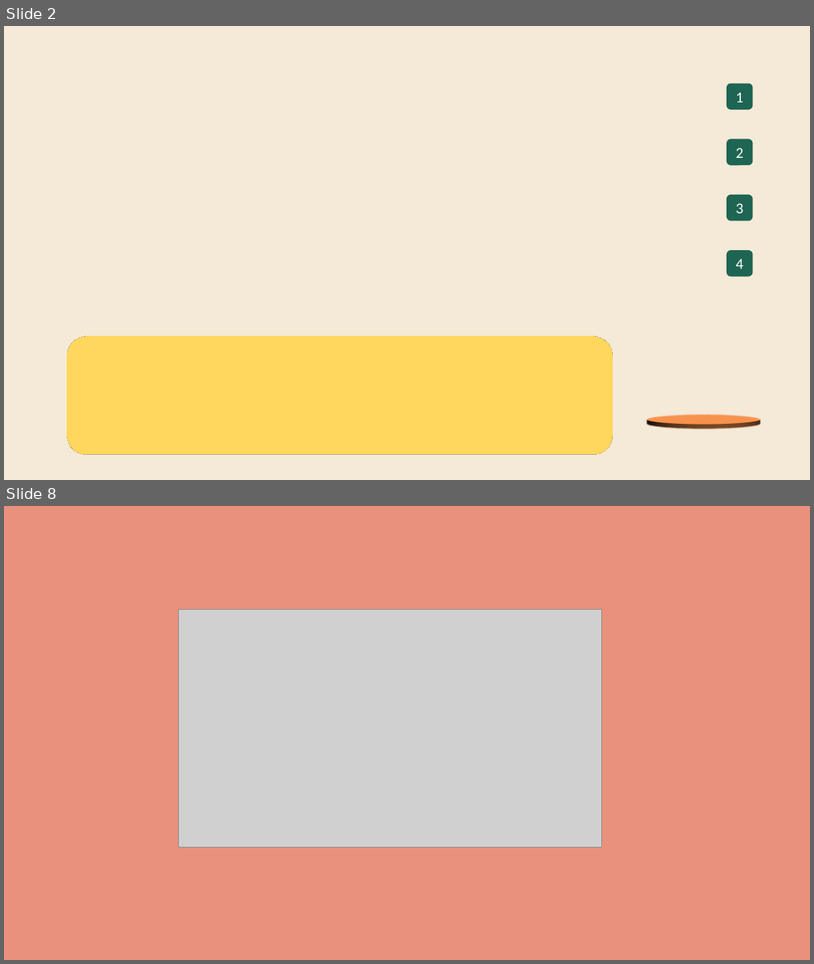
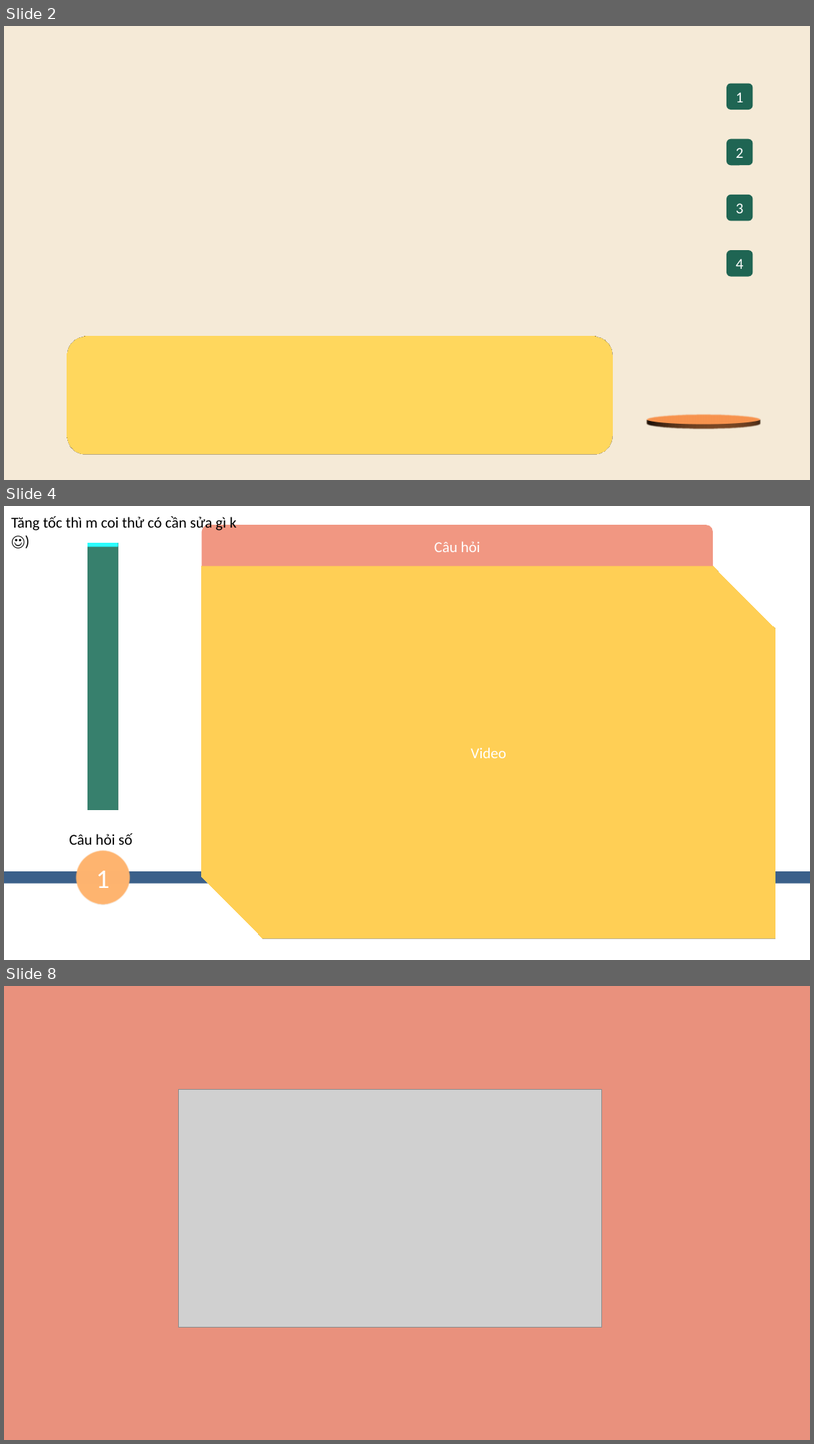
Before and after one commit to zipdang04/SimpO_HTTT, a slide deck: Olympia.pptm. Shown one above the other, each under a label of ours: slides 2 and 8 before the commit, slides 2, 4 and 8 after it; the slides between them are not shown. The pictures are 814x964 and 814x1444 pixels, drawn with LibreOffice and Linux fonts; fonts in the diff are those of the drawing; grey boxes stand for pictures. Boxes give left, top, right and bottom in pixels: in the first picture for what was removed or moved away, otherwise in the second. Text is boxed around its words. In the diff, an @@ line names an element or a change of style, - is before the commit and + after.

```diff
--- a/Olympia.pptm
+++ b/Olympia.pptm
@@ slide 4 added at [4, 506, 810, 960], background #FFFFFF @@
@@ text added at [11, 515, 237, 533], 18 pt, text #000000 @@
+Tăng tốc thì m coi thử có cần sửa gì k ☺)
@@ round same rect added at [202, 525, 714, 566], fill #F19782, 18 pt, text #FFFFFF @@
+Câu hỏi
@@ rectangle added at [88, 543, 118, 810], fill #216957 @@
@@ rectangle added at [88, 543, 118, 546], fill #00FFFF @@
@@ snip diag rect added at [202, 566, 776, 939], fill #F9BB43, 18 pt, text #FFFFFF @@
+Video
@@ text added at [70, 833, 132, 844], 18 pt, text #000000 @@
+Câu hỏi số
@@ ellipse added at [76, 850, 131, 905], fill #EE8A46, 32 pt, text #FFFFFF @@
+1
@@ rectangle added at [4, 871, 810, 883], fill #3B608A @@
```
Also in this commit, not shown: 4 slides changed, 2 other slides added, 3 slides removed, 19 other files.
